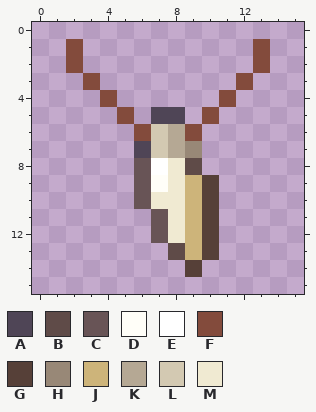
One commit to this pixel-art file: resources/gfx/ui/icons/items/wolf_fang_amulet.aseprite. Above, as it was before the edit.
16x16 pixels, 1 frame.
Palette (. is transparent): A #4f4556  B #5f4b48  C #685456  D #fffef8  E #ffffff  F #834b3c  G #564038  H #988877  J #cdb47a  K #b5a894  L #d3c9b2  M #f0ead2
The same view after the edit:
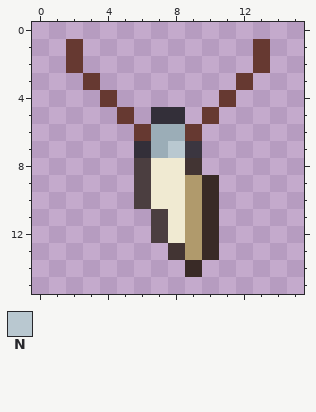
Colours new in this view: N #b9c8d0
The edit:
@@ palette @@
-A #4f4556
+A #332f39
-B #5f4b48
+B #423433
-C #685456
+C #4b3e40
-F #834b3c
+F #663931
-G #564038
+G #392a26
-H #988877
+H #3b3640
-J #cdb47a
+J #b09a6c
-L #d3c9b2
+L #9badb7
@@ x 5..10 @@
  5 F.AA.F
- 6 .FLKF.
- 7 .ALKH.
- 8 .CEMB.
- 9 .CDMJG
+ 6 .FLLF.
+ 7 .ALNH.
+ 8 .CMMB.
+ 9 .CMMJG
 10 .CMMJG
